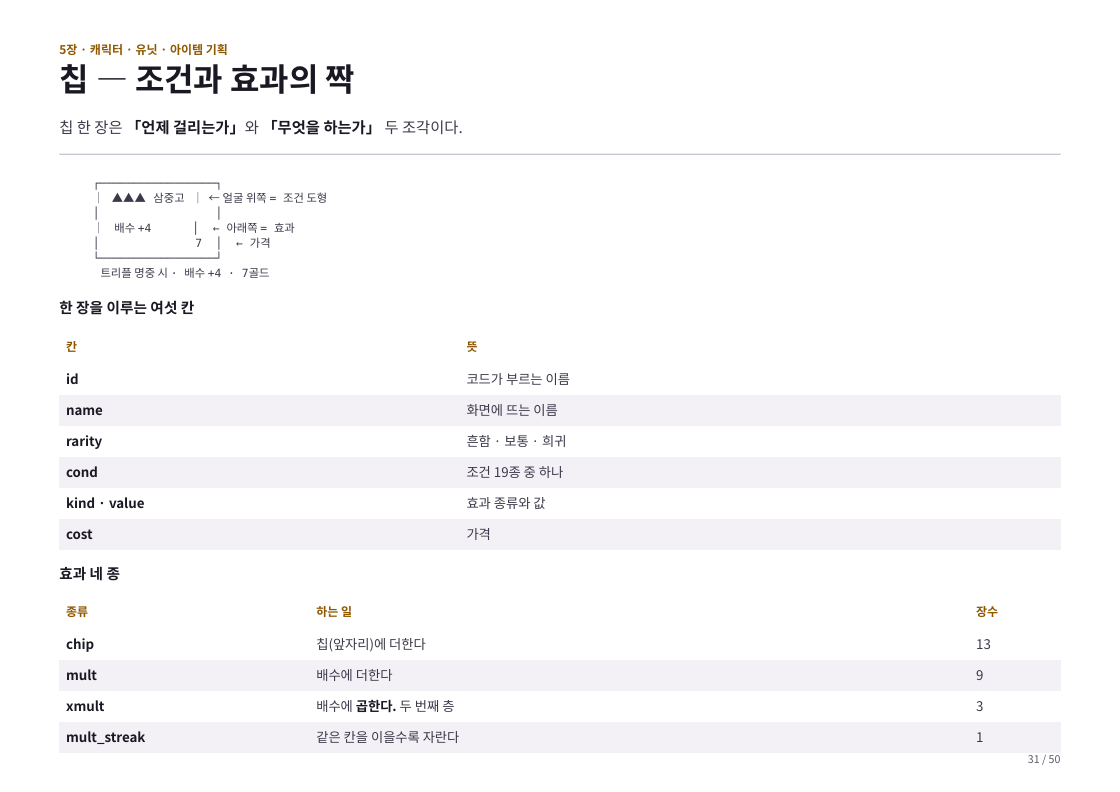
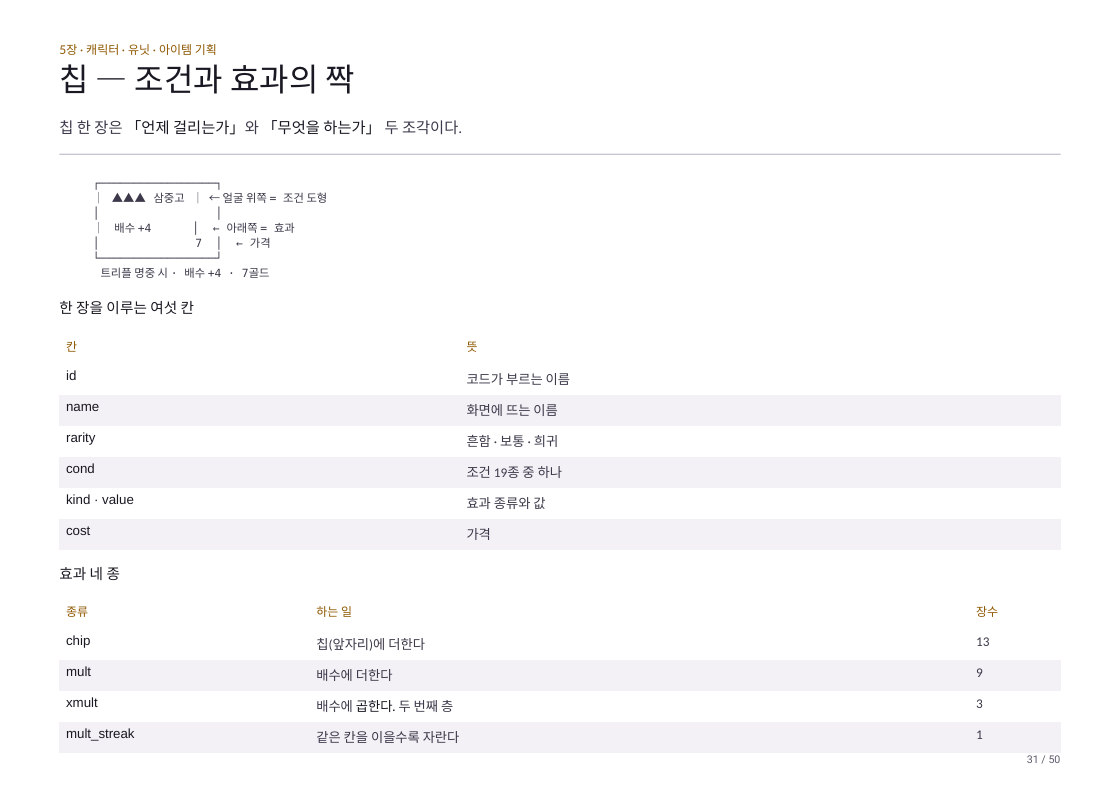
Before and after one commit to GGbong69/test-03, a slide deck: slide 31 of docs/기획서.pptx. Drawn at 1120x792 pixels with LibreOffice and Linux fonts; fonts in the diff are those of the drawing. Boxes give left, top, right and bottom in pixels: in the first picture for what was removed or moved away, otherwise in the second. Text is boxed around its words. In the diff, an @@ line names an element or a change of style, - is before the commit and + after.

```diff
--- a/docs/기획서.pptx
+++ b/docs/기획서.pptx
@@ text "칩 — 조건과 효과의 짝" at box(59, 64, 355, 94): font Noto Sans CJK KR to Roboto, bold off @@
@@ text "칩 한 장은 「언제 걸리는가」와 ..." at box(59, 120, 462, 135): font Noto Sans CJK KR to Calibri in "칩 한 장은 걸리는가」와 두 조각이다."; font Noto Sans CJK KR to Lato, bold off in "「언제 걸리는가」와 「무엇을 하는가」" @@
@@ table at box(59, 332, 1061, 550) @@
@@ font Noto Sans CJK KR to Lato in "칸", "뜻" @@
@@ bold off in "칸", "뜻", "id", "name" and 4 more places @@
@@ font Noto Sans CJK KR to Arial in "id", "name", "rarity", "cond" and 2 more places @@
@@ font Noto Sans CJK KR to Calibri in "코드가 부르는 이름", "화면에 뜨는 이름", "흔함 · 보통 · 희귀", "조건 19종 중 하나" and 2 more places @@
@@ font Noto Sans CJK KR to Lato, bold off in 3 elements at box(59, 44, 217, 55), box(59, 301, 194, 314), box(59, 567, 120, 580) @@
@@ table at box(59, 598, 1061, 753) @@
@@ font Noto Sans CJK KR to Lato in "종류", "하는 일", "장수", "곱한다." @@
@@ bold off in "종류", "하는 일", "장수", "chip" and 4 more places @@
@@ font Noto Sans CJK KR to Arial in "chip", "mult", "xmult", "mult_streak" @@
@@ font Noto Sans CJK KR to Calibri in "칩(앞자리)에 더한다", "13", "배수에 더한다", "9" and 4 more places @@
@@ text "31 / 50" at box(1027, 755, 1061, 763): font Noto Sans CJK KR to Roboto @@
```
Also in this commit, not shown: 49 other slides changed, 2 other files.
